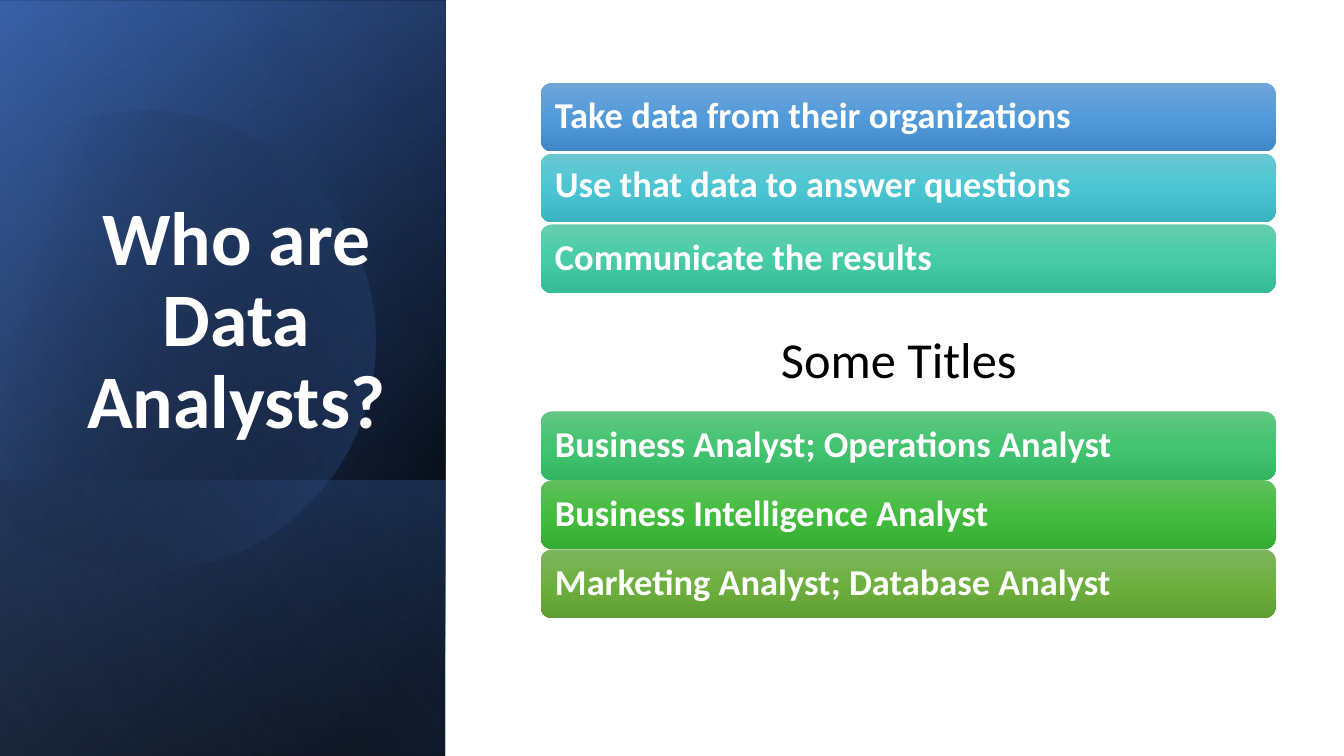
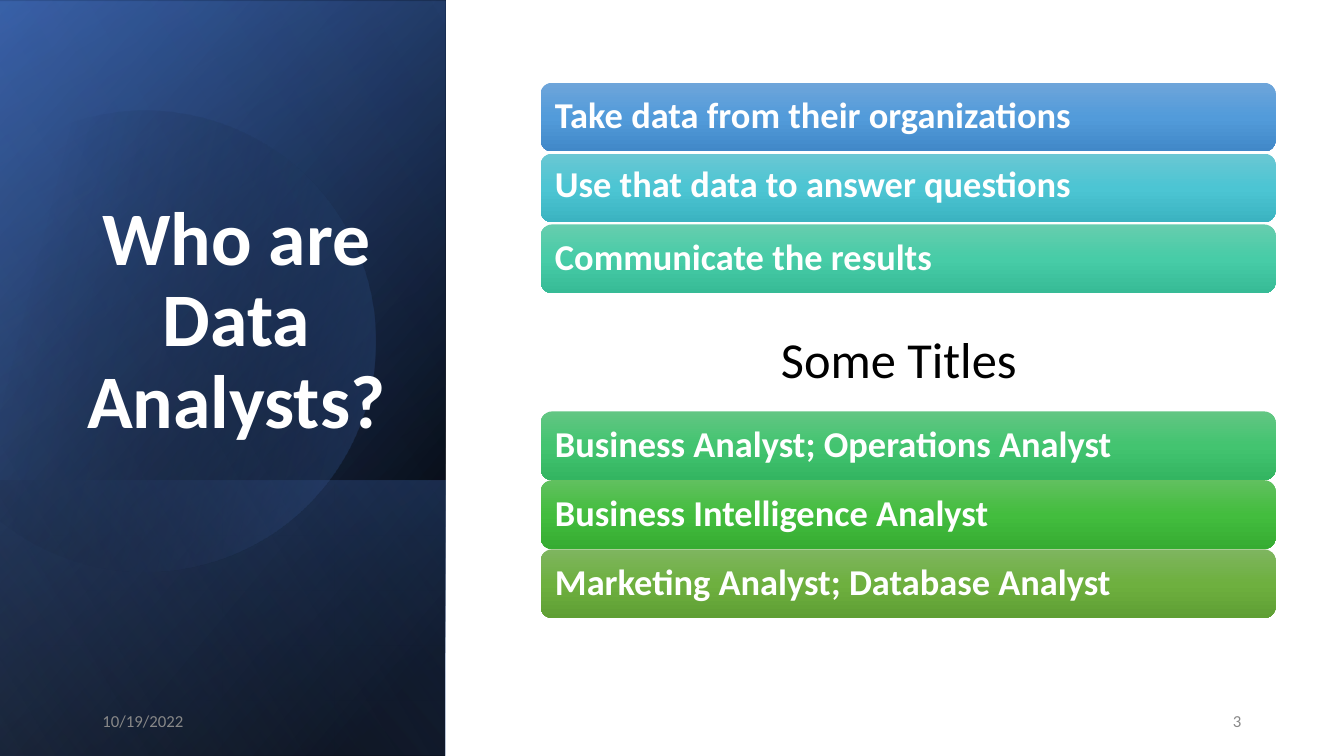
Before and after one commit to torres11991/dap-curriculum, a slide deck: slide 3 of Section02/2.2-IntroToDataAnalytics.pptx. Drawn at 1344x756 pixels with LibreOffice and Linux fonts; fonts in the diff are those of the drawing. Boxes give left, top, right and bottom in pixels: in the first picture for what was removed or moved away, otherwise in the second. Text is boxed around its words. In the diff, an @@ line names an element or a change of style, - is before the commit and + after.

```diff
--- a/Section02/2.2-IntroToDataAnalytics.pptx
+++ b/Section02/2.2-IntroToDataAnalytics.pptx
@@ text added at (x1=102, y1=715, x2=183, y2=728), 12 pt, text #888888 @@
+10/19/2022
@@ page number added at (x1=1233, y1=716, x2=1241, y2=727), 12 pt, text #888888 @@
+3
```
Also in this commit, not shown: 10 other slides changed, 2 other files.
